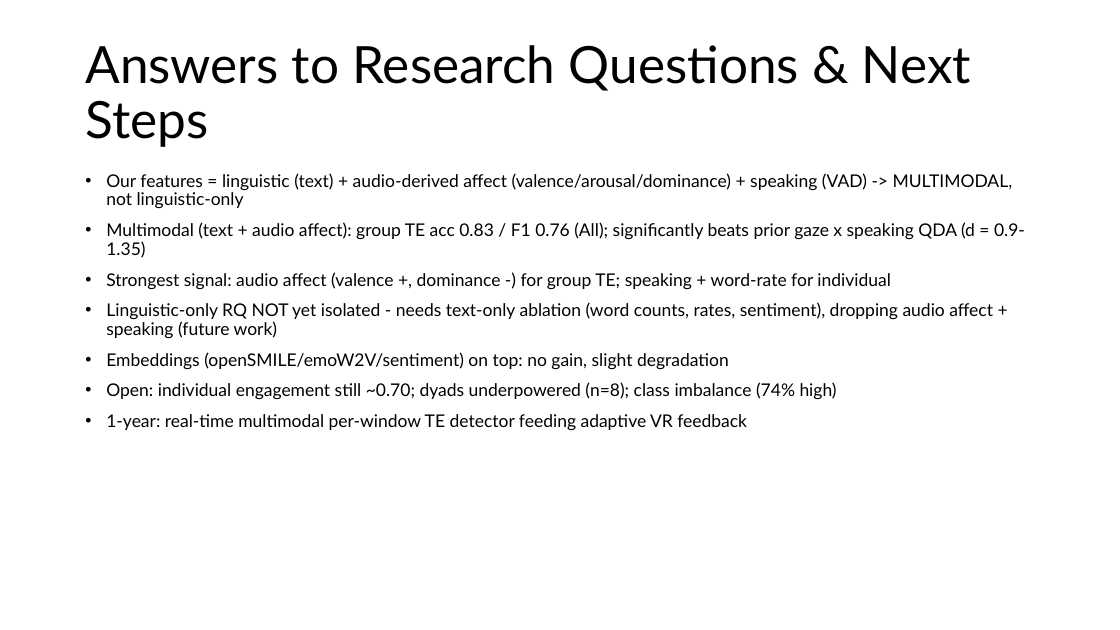
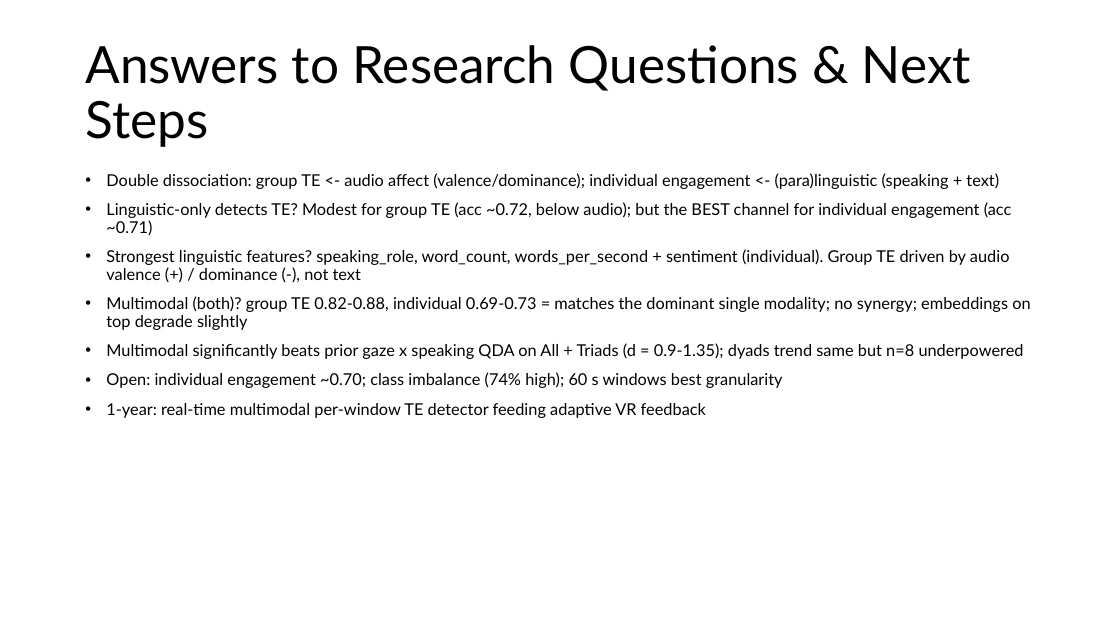
Before and after one commit to carlotes247/vilearn_ml, a slide deck: slide 17 of discover/2026_March_ViLearn_Planning.pptx (slide 15 before the commit). Drawn at 1120x630 pixels with LibreOffice and Linux fonts; fonts in the diff are those of the drawing. Boxes give left, top, right and bottom in pixels: in the first picture for what was removed or moved away, otherwise in the second. Text is boxed around its words. In the diff, an @@ line names an element or a change of style, - is before the commit and + after.

Commit message:
discover: modality ablation (linguistic vs audio vs multimodal) + slides
Add feature_modality selector to _prepare_xy (multimodal / paralinguistic / audio)
and run all three through the classifier panel (D/T/All, both targets, segment +
60s window). paralinguistic = transcript text + speaking/turn-taking; audio =
group affect v/a/d; multimodal = both. Panel outputs gain a feature_modality column.

Finding: DOUBLE DISSOCIATION. Group task engagement is carried by audio affect
(audio-only ~= multimodal; text adds nothing); individual engagement by
(para)linguistic (paralinguistic-only >= multimodal; audio collapses to baseline).
No multimodal synergy. Answers slide-9 linguistic-only + multimodal RQs.

Refresh comparison_summary.md (ablation table + RQ answers). Slides: add Feature
Modalities + Modality Ablation slides, rewrite RQ slide with concrete answers.
Save presentation_scripts 04/05.

```diff
--- a/discover/2026_March_ViLearn_Planning.pptx
+++ b/discover/2026_March_ViLearn_Planning.pptx
@@ text at box(106, 173, 1030, 388): text changed; size 15 to 14 pt @@
-• Our features = linguistic (text) + audio-derived affect (valence/arousal/dominance) + speaking (VAD) -> MULTIMODAL, not linguistic-only
-• Multimodal (text + audio affect): group TE acc 0.83 / F1 0.76 (All); significantly beats prior gaze x speaking QDA (d = 0.9-1.35)
-• Strongest signal: audio affect (valence +, dominance -) for group TE; speaking + word-rate for individual
-• Linguistic-only RQ NOT yet isolated - needs text-only ablation (word counts, rates, sentiment), dropping audio affect + speaking (future work)
-• Embeddings (openSMILE/emoW2V/sentiment) on top: no gain, slight degradation
-• Open: individual engagement still ~0.70; dyads underpowered (n=8); class imbalance (74% high)
+• Double dissociation: group TE <- audio affect (valence/dominance); individual engagement <- (para)linguistic (speaking + text)
+• Linguistic-only detects TE? Modest for group TE (acc ~0.72, below audio); but the BEST channel for individual engagement (acc ~0.71)
+• Strongest linguistic features? speaking_role, word_count, words_per_second + sentiment (individual). Group TE driven by audio valence (+) / dominance (-), not text
+• Multimodal (both)? group TE 0.82-0.88, individual 0.69-0.73 = matches the dominant single modality; no synergy; embeddings on top degrade slightly
+• Multimodal significantly beats prior gaze x speaking QDA on All + Triads (d = 0.9-1.35); dyads trend same but n=8 underpowered
+• Open: individual engagement ~0.70; class imbalance (74% high); 60 s windows best granularity
@@ text at box(106, 403, 706, 418): size 15 to 14 pt in "1-year: real-time multimodal per-window TE detector feeding ..." @@
```
Also in this commit, not shown: 2 slides added, 9 other files.
